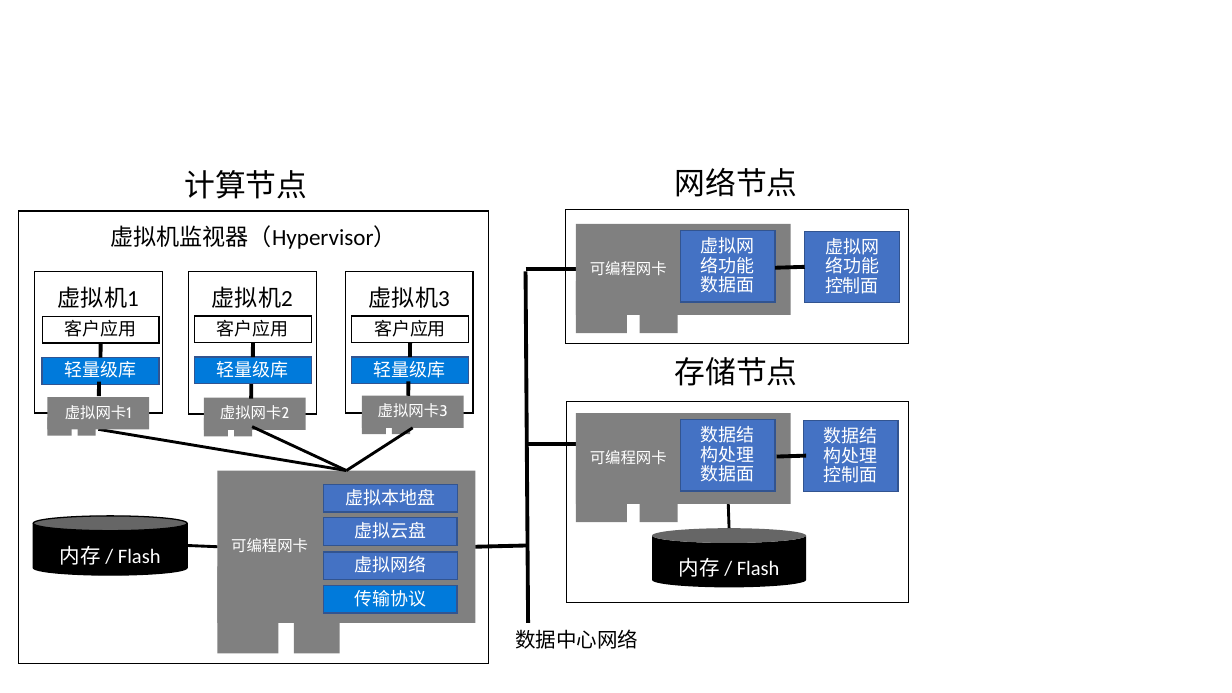
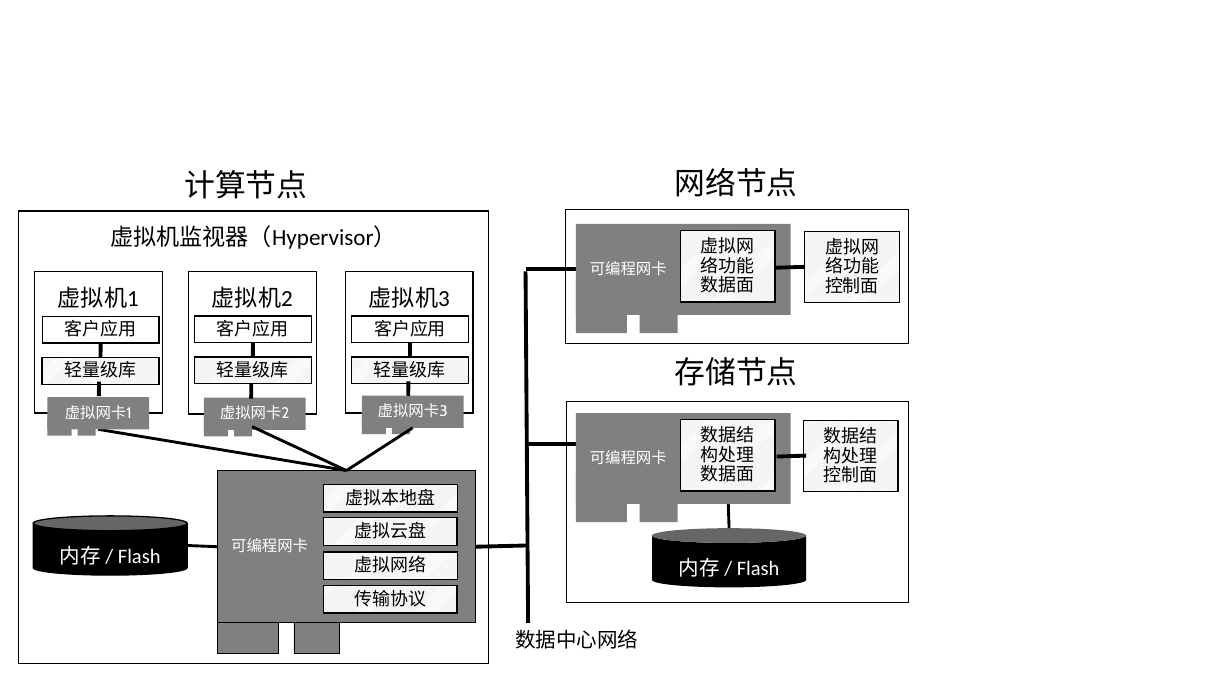
Before and after one commit to bojieli/thesis, a slide deck: slide 1 of figures/accel_arch.pptx. Drawn at 1232x693 pixels with LibreOffice and Linux fonts; fonts in the diff are those of the drawing. Boxes give left, top, right and bottom in pixels: in the first picture for what was removed or moved away, otherwise in the second. Text is boxed around its words. In the diff, an @@ line names an element or a change of style, - is before the commit and + after.

```diff
--- a/figures/accel_arch.pptx
+++ b/figures/accel_arch.pptx
@@ text colour #FFFFFF to #000000; fill #4472C4 to pattern #D0CECE on #FFFFFF; outline #325491 1 pt to #000000 1 pt in 7 elements at <box>323,484,457,512</box>, <box>323,518,457,545</box>, <box>323,552,457,579</box>, <box>681,231,775,302</box>, <box>805,231,899,302</box>, <box>681,420,775,491</box>, <box>803,421,897,492</box> @@
@@ outline none to #000000 0.5 pt in 3 elements at <box>217,470,475,623</box>, <box>217,567,278,653</box>, <box>294,562,340,653</box> @@
@@ text colour #FFFFFF to #000000; fill #007ADB to pattern #D0CECE on #FFFFFF; outline #325491 1 pt to #000000 1 pt in 4 elements at <box>43,358,160,384</box>, <box>194,358,311,384</box>, <box>351,358,469,384</box>, <box>323,585,457,613</box> @@
```
Also in this commit, not shown: 5 other files.
